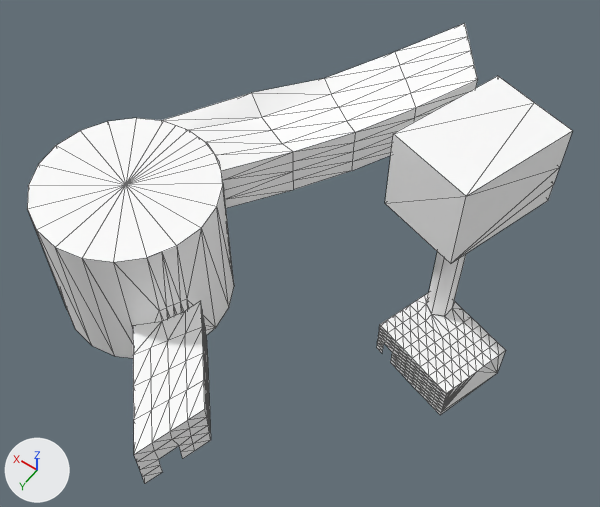
An edit to the FBX model Assets/Model/New Props/Rooms/Ranged_Walls.fbx, drawn before and after from the same camera.
Before and after are seen from a 50 mm lens placed at (56.2, 67.1, 46.3), pointed at (88.8, 21.3, -25.5). The axes (+X, +Y, +Z) are drawn at lower left. The lights are the same throughout. Mesh edges are drawn as thin lines. Where no turn or scale is listed for an object, it has been applied to the vertices.

In view in the first picture: 'Ranged_Fall', 'Ranged_Link', 'Ranged_Pump', 'Ranged_Reentry', 'Ranged_Start', 'Ranged_Turbine'.
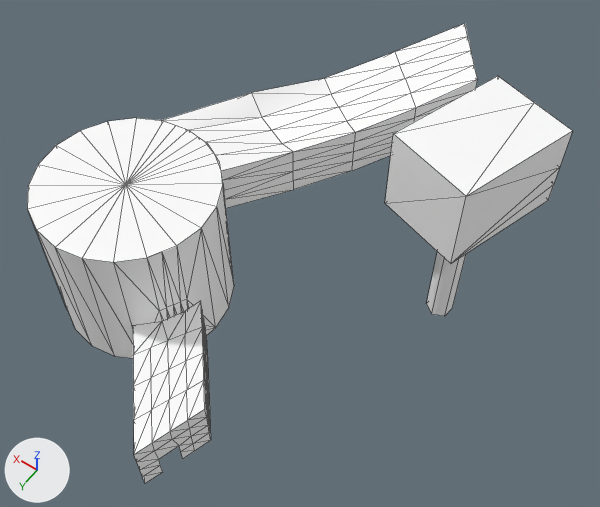
Changed parts and their boxes (x1, y1, x2, y2) in the pictures (600 x 507 px):
'Ranged_Pump', deleted
    before: (377, 293, 506, 415)

Edits to the bpy script that builds the scene:
```text
Remove ob_ranged_pump:
    ob_ranged_pump = bpy.data.objects.new('Ranged_Pump', me_scene_128)
    ob_ranged_pump.location = (72.4, 16.8, -35.8)
```
